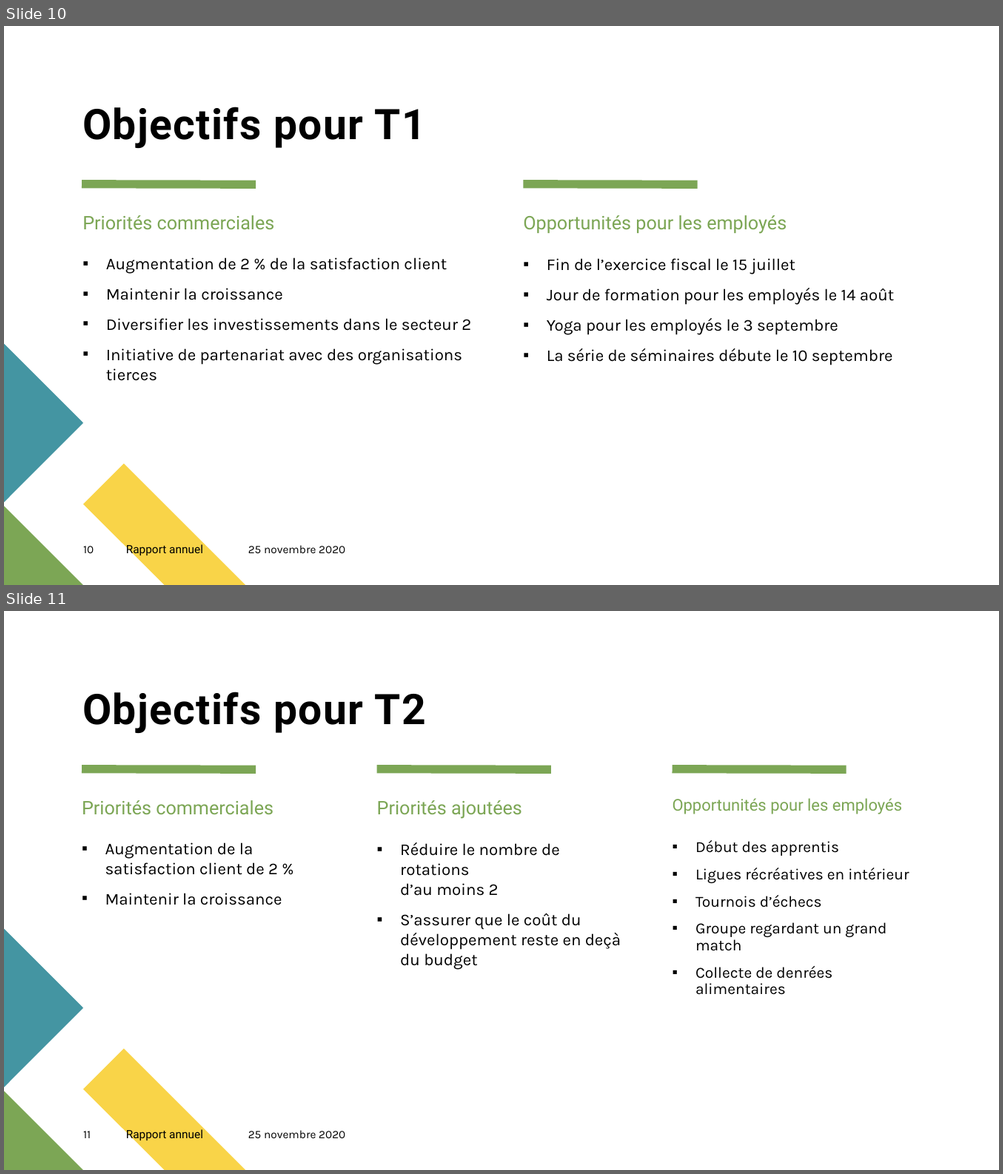
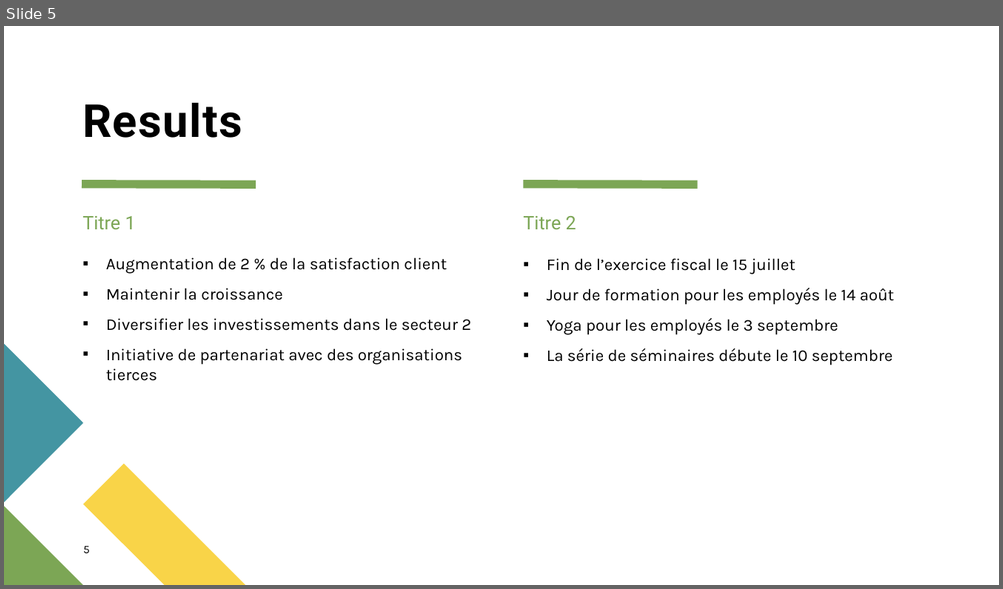
Before and after one commit to helmiri/INFO-F409-Exam_Project, a slide deck: doc/Slides.odp. Shown one above the other, each under a label of ours: slides 10 and 11 before the commit, slide 5 after it. The pictures are 1003x1174 and 1003x589 pixels, drawn with LibreOffice and Linux fonts; fonts in the diff are those of the drawing. Boxes give left, top, right and bottom in pixels: in the first picture for what was removed or moved away, otherwise in the second. Text is boxed around its words. In the diff, an @@ line names an element or a change of style, - is before the commit and + after.

```diff
--- a/doc/Slides.odp
+++ b/doc/Slides.odp
@@ slide 11 removed at [4, 611, 999, 1170], background #FFFFFF; not listed: 4 template elements that a slide beside it also shows @@
@@ title removed at [82, 692, 426, 733] @@
-Objectifs pour T2
@@ line removed from (377, 769) to (551, 770) @@
@@ line removed from (671, 769) to (846, 770) @@
@@ text removed at [82, 800, 273, 815] @@
-Priorités commerciales
@@ text removed at [377, 800, 522, 819] @@
-Priorités ajoutées
@@ text removed at [672, 798, 902, 815] @@
-Opportunités pour les employés
@@ text removed at [105, 843, 282, 906] @@
-▪ Augmentation de la satisfaction client de 2 %
-▪ Maintenir la croissance
@@ text removed at [400, 843, 621, 970] @@
-▪ Réduire le nombre de rotations
-  d’au moins 2
-▪ S’assurer que le coût du développement reste en deçà du budget
@@ text removed at [695, 840, 908, 995] @@
-▪ Début des apprentis
-▪ Ligues récréatives en intérieur
-▪ Tournois d’échecs
-▪ Groupe regardant un grand match
-▪ Collecte de denrées alimentaires
@@ page number removed at [83, 1131, 91, 1139] @@
-11
@@ text removed at [126, 1130, 203, 1142] @@
-Rapport annuel
@@ text removed at [248, 1130, 345, 1139] @@
-25 novembre 2020
@@ what was slide 10 is now slide 5 @@
@@ slide 5 changed as well @@
@@ title at [82, 102, 242, 138]: text changed; size 40.7 to 44 pt @@
-Objectifs pour T1
+Results
@@ text at [82, 216, 136, 230]: text changed @@
-Priorités commerciales
+Titre 1
@@ text at [523, 216, 576, 230]: text changed @@
-Opportunités pour les employés
+Titre 2
@@ page number at [83, 546, 90, 554]: text changed @@
-10
+5
@@ text removed at [126, 545, 203, 557] @@
-Rapport annuel
@@ text removed at [248, 545, 345, 554] @@
-25 novembre 2020
```
Also in this commit, not shown: 6 other slides changed, 5 other slides removed, 1 other file.
